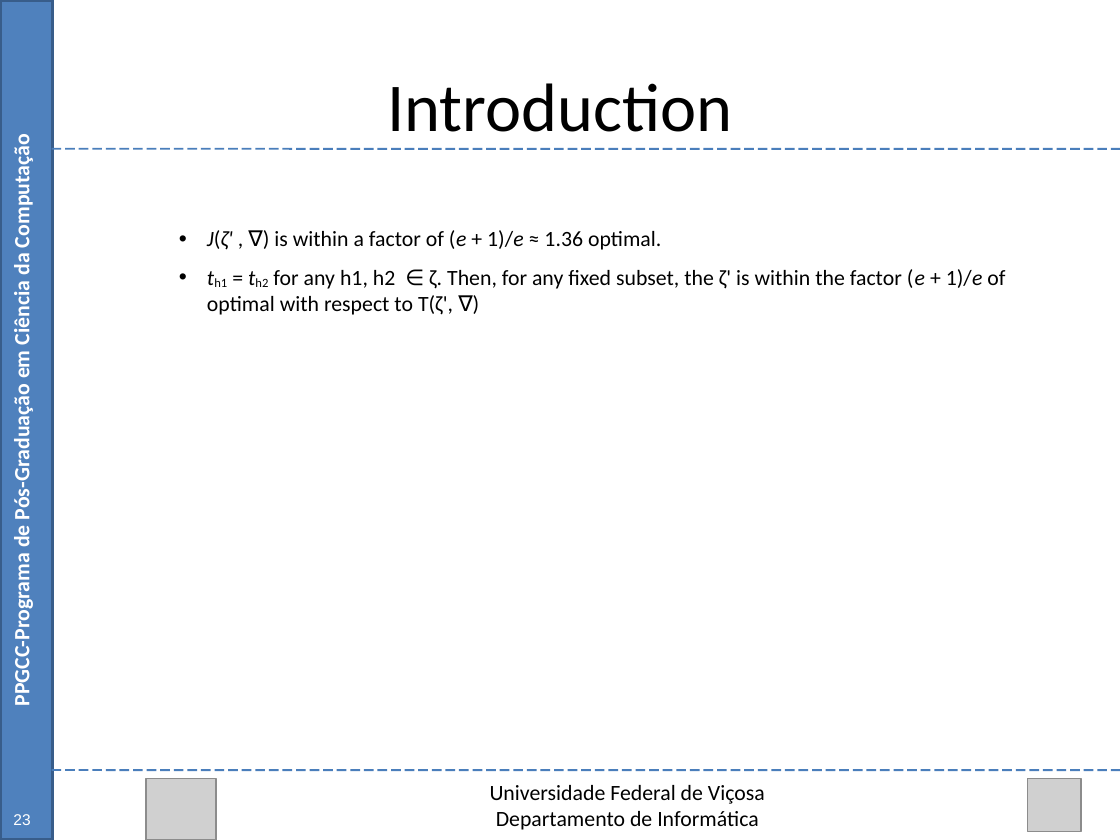
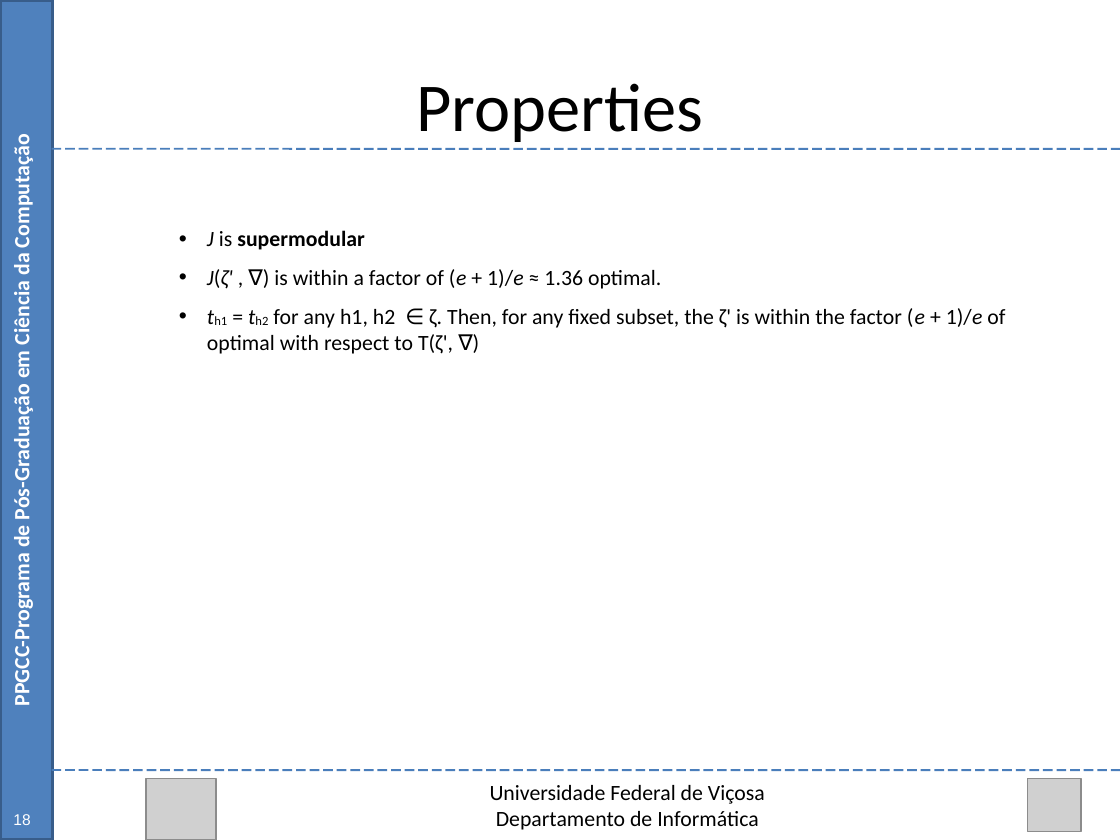
Before and after one commit to Marvinsky/research-marvin, a slide deck: slide 23 of latex/odp/selection heuristics.odp (slide 20 before the commit). Drawn at 1120x840 pixels with LibreOffice and Linux fonts; fonts in the diff are those of the drawing; grey boxes stand for pictures. Boxes give left, top, right and bottom in pixels: in the first picture for what was removed or moved away, otherwise in the second. Text is boxed around its words. In the diff, an @@ line names an element or a change of style, - is before the commit and + after.

```diff
--- a/latex/odp/selection heuristics.odp
+++ b/latex/odp/selection heuristics.odp
@@ text at [416,83,703,142]: text changed @@
-Introduction
+Properties
@@ text at [207,230,365,250]: paragraph added @@
+    • J is supermodular
@@ text at [13,814,30,825]: text changed @@
-23
+18
```
Also in this commit, not shown: 33 other slides changed, 16 slides added.
